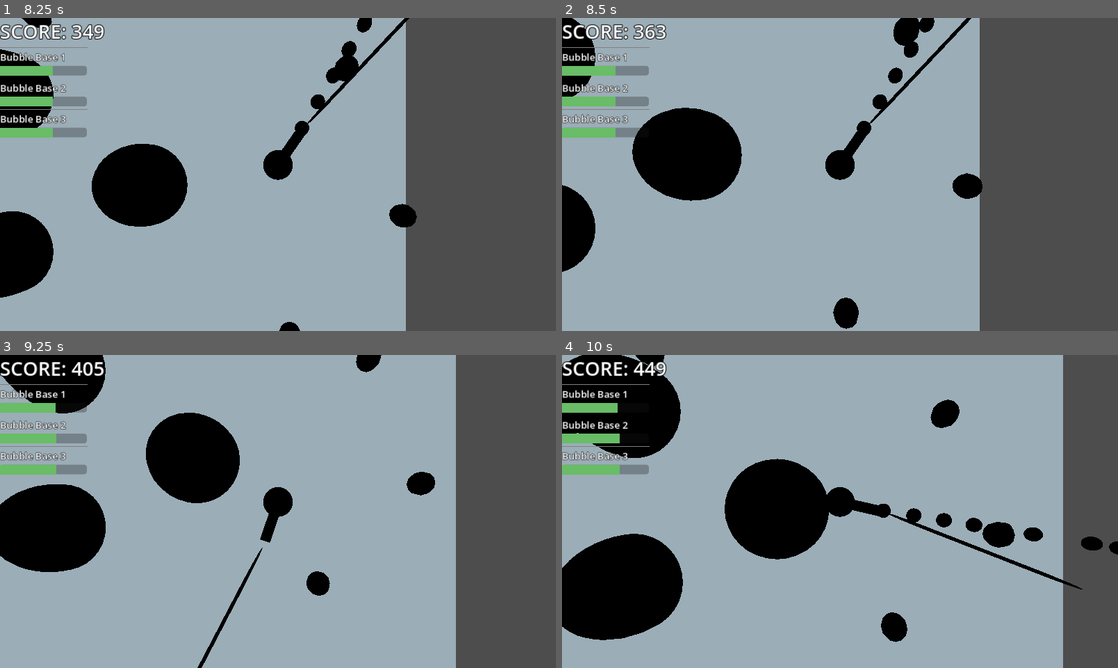
Above: before the commit, frames 1-4 (two rows, left to right).
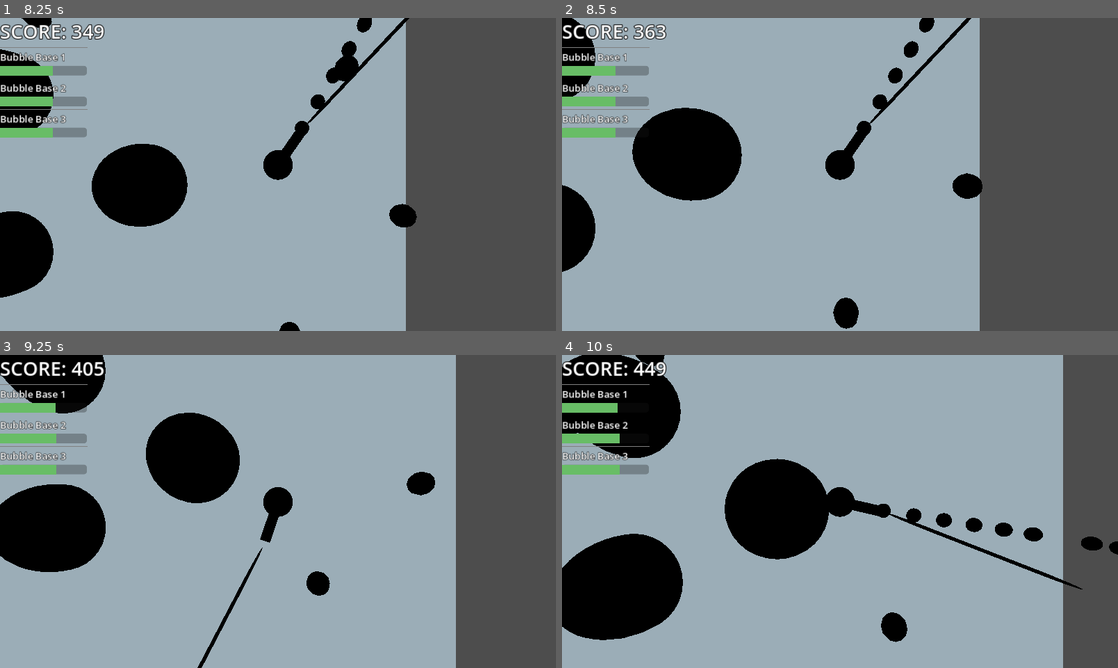
Above: after the commit, the same moments.

Repository: BlackBarman/GGJ_2025
Game: Godot game, scene res://Levels/level.tscn
The game is run twice, just before and just after one commit, with the same random seed, the same clock (stepped at 60 frames per second) and the same inputs. Sound files missing from this copy of the repository are replaced by a short silence.
Inputs (mouse positions are in pixels of both pictures, inside the frame that each line leads up to):
- Up to frame 1 (8.25 s): tap Enter (ui_accept) at 0.5, 0.77, 1.52, 3.02, 3.77, 4.52, 6.02, 6.77, 7.52 s; move the mouse to (400, 158) at 0.52 s; press the mouse at (400, 158) at 0.53 s; hold Right (ui_right) 0.53-1.28 s; move the mouse to (166, 190) at 1.27 s; release the mouse at (166, 190) at 1.28 s; hold Down (ui_down) 1.28-2.03 s; click (166, 190) at 1.35 s; move the mouse to (333, 105) at 2.02 s; press the mouse at (333, 105) at 2.03 s; hold Right (ui_right) 2.03-2.78 s; move the mouse to (250, 237) at 2.77 s; release the mouse at (250, 237) at 2.78 s; hold Up (ui_up) 2.78-3.53 s; click (250, 237) at 2.85 s; move the mouse to (444, 221) at 3.52 s; press the mouse at (444, 221) at 3.53 s; hold Left (ui_left) 3.53-5.03 s; move the mouse to (111, 127) at 4.27 s; release the mouse at (111, 127) at 4.28 s; click (111, 127) at 4.35 s; move the mouse to (305, 174) at 5.02 s; press the mouse at (305, 174) at 5.03 s; hold Down (ui_down) 5.03-5.78 s; move the mouse to (194, 96) at 5.77 s; release the mouse at (194, 96) at 5.78 s; hold Right (ui_right) 5.78-6.53 s; click (194, 96) at 5.85 s; move the mouse to (400, 158) at 6.52 s; press the mouse at (400, 158) at 6.53 s; hold Up (ui_up) 6.53-7.28 s; move the mouse to (166, 190) at 7.27 s; release the mouse at (166, 190) at 7.28 s; hold Right (ui_right) 7.28-8.03 s; click (166, 190) at 7.35 s; move the mouse to (333, 105) at 8.02 s; press the mouse at (333, 105) at 8.03 s; hold Down (ui_down) from 8.03 s (still down)
- Up to frame 2 (8.5 s): keep holding Down (ui_down)
- Up to frame 3 (9.25 s): move the mouse to (250, 574) at 8.77 s; release Down (ui_down) at 8.78 s; release the mouse at (250, 574) at 8.78 s; hold Left (ui_left) from 8.78 s (still down); click (250, 574) at 8.85 s; tap Enter (ui_accept) at 9.02 s
- Up to frame 4 (10 s): move the mouse to (1006, 558) at 9.52 s; release Left (ui_left) at 9.53 s; press the mouse at (1006, 558) at 9.53 s; hold Up (ui_up) from 9.53 s (still down); tap Enter (ui_accept) at 9.77 s

Frame 1 is identical in both runs. In frame 2, 0.3% of the frame differs, in the area x 59-65%, y 0-9%; in frame 3, 0.2%; in frame 4, 0.6%, in the area x 66-82%, y 14-62%.

Commit message:
fixed bullet collisions

Diff:
--- a/ggj_2025/LevelIngredients/enemy.tscn
+++ b/ggj_2025/LevelIngredients/enemy.tscn
@@ -1,9 +1,6 @@
-[gd_scene load_steps=6 format=3 uid="uid://cc1glweosc7j1"]
+[gd_scene load_steps=4 format=3 uid="uid://cc1glweosc7j1"]
 
 [ext_resource type="Script" path="res://LevelIngredients/enemy.gd" id="1_oapgt"]
-[ext_resource type="PackedScene" uid="uid://mp1apjqd1ee" path="res://Health_component.tscn" id="2_7adgm"]
-
-[sub_resource type="SphereShape3D" id="SphereShape3D_t70pa"]
 
 [sub_resource type="SphereShape3D" id="SphereShape3D_j3jo5"]
 
@@ -12,12 +9,6 @@
 
 [node name="Enemy" type="CharacterBody3D" groups=["EnemyGroup", "enemies"]]
 script = ExtResource("1_oapgt")
-
-[node name="Hurtbox" parent="." instance=ExtResource("2_7adgm")]
-
-[node name="CollisionShape3D" type="CollisionShape3D" parent="Hurtbox"]
-transform = Transform3D(1.1, 0, 0, 0, 1.1, 0, 0, 0, 1.1, 0, 0, 0)
-shape = SubResource("SphereShape3D_t70pa")
 
 [node name="DetectionCollider" type="Area3D" parent="."]
 visible = false
--- a/ggj_2025/bullet.gd
+++ b/ggj_2025/bullet.gd
@@ -15,8 +15,9 @@
 func _on_visible_on_screen_notifier_3d_screen_exited() -> void:
 	queue_free()
 
-func _on_area_3d_body_entered(body: Node3D) -> void:
+func _on_area_3d_body_entered(body):
 	if body.is_in_group("EnemyGroup"):
+		body.queue_free()
 		queue_free()
 
 func _on_timer_timeout() -> void:
--- a/ggj_2025/health_component.gd
+++ b/ggj_2025/health_component.gd
@@ -2,7 +2,8 @@
 class_name HealthComponent
 
 
-func _on_body_entered(body: Node3D) -> void:
+func _on_body_entered(body):
 	if body.is_in_group("PlayerBullet"):
+		print("the hurtbox is detecting a bullet")
 		get_parent().queue_free()
 	pass # Replace with function body.
